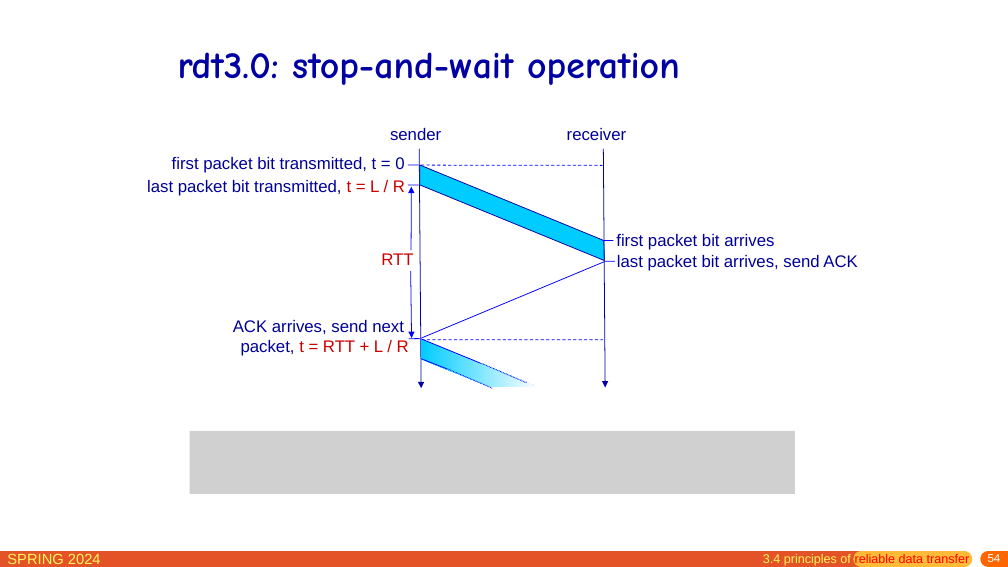
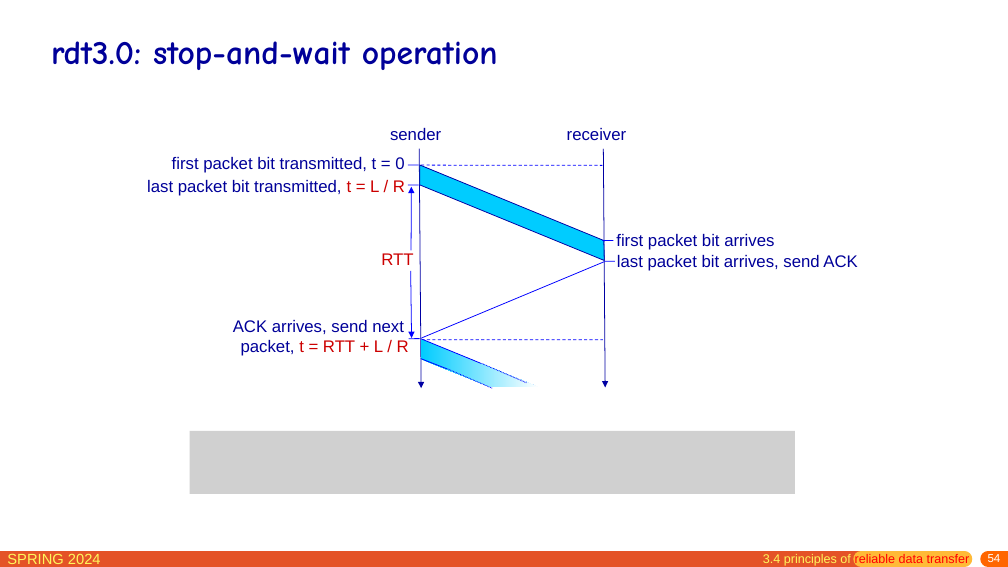
Before and after one commit to network-whu/slides, a slide deck: slide 54 of pptx/chapter3.pptx. Drawn at 1008x567 pixels with LibreOffice and Linux fonts; fonts in the diff are those of the drawing; grey boxes stand for pictures. Boxes give left, top, right and bottom in pixels: in the first picture for what was removed or moved away, otherwise in the second. Text is boxed around its words. In the diff, an @@ line names an element or a change of style, - is before the commit and + after.

```diff
--- a/pptx/chapter3.pptx
+++ b/pptx/chapter3.pptx
@@ title "rdt3.0: stop-and-wait operation": place and size @@
-title "rdt3.0: stop-and-wait operation" at (178,52,680,85)
+title "rdt3.0: stop-and-wait operation" at (51,41,498,70)
@@ title "rdt3.0: stop-and-wait operation" at (51,41,498,70): size 36 to 32 pt, text colour #0000A3 to #000099 @@
```
Also in this commit, not shown: 38 other slides changed.
